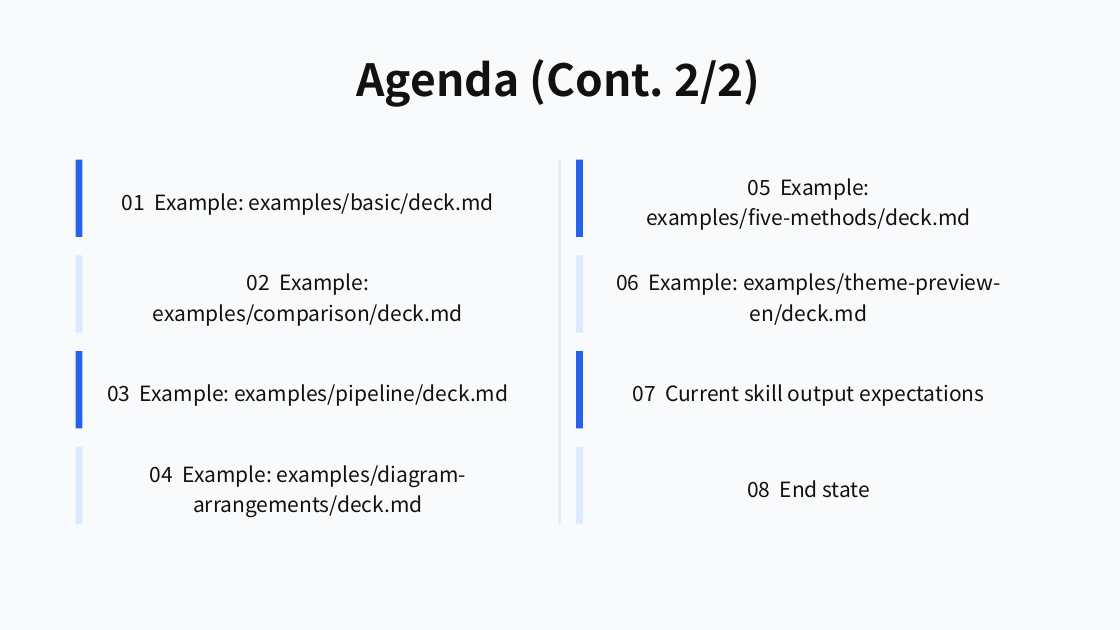
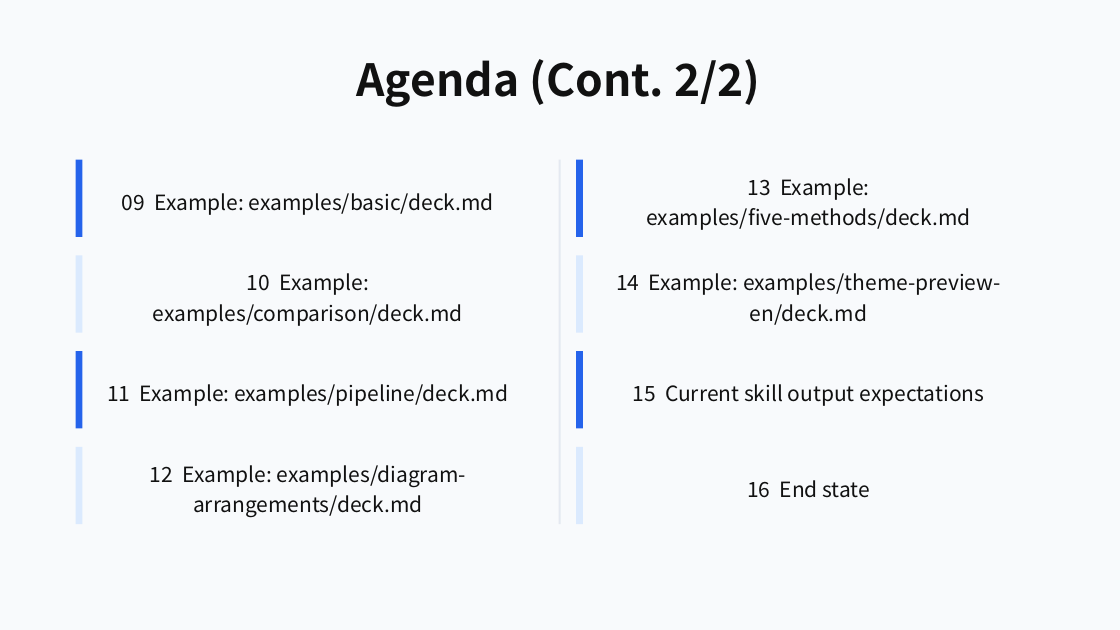
Before and after one commit to ch040602/mdpr-skill, a slide deck: slide 3 of artifacts/mdpr-vs-skill/mdpr-baseline-result.pptx. Drawn at 1120x630 pixels with LibreOffice and Linux fonts; fonts in the diff are those of the drawing. Boxes give left, top, right and bottom in pixels: in the first picture for what was removed or moved away, otherwise in the second. Text is boxed around its words. In the diff, an @@ line names an element or a change of style, - is before the commit and + after.

```diff
--- a/artifacts/mdpr-vs-skill/mdpr-baseline-result.pptx
+++ b/artifacts/mdpr-vs-skill/mdpr-baseline-result.pptx
@@ text at bbox=[646, 178, 970, 230]: text changed @@
-05 Example: examples/five-methods/deck.md
+13 Example: examples/five-methods/deck.md
@@ text at bbox=[122, 193, 494, 215]: text changed @@
-01 Example: examples/basic/deck.md
+09 Example: examples/basic/deck.md
@@ text at bbox=[153, 273, 463, 326]: text changed @@
-02 Example: examples/comparison/deck.md
+10 Example: examples/comparison/deck.md
@@ text at bbox=[616, 273, 1001, 325]: text changed @@
-06 Example: examples/theme-preview-en/deck.md
+14 Example: examples/theme-preview-en/deck.md
@@ text at bbox=[107, 384, 508, 406]: text changed @@
-03 Example: examples/pipeline/deck.md
+11 Example: examples/pipeline/deck.md
@@ text at bbox=[632, 384, 985, 406]: text changed @@
-07 Current skill output expectations
+15 Current skill output expectations
@@ text at bbox=[150, 465, 466, 517]: text changed @@
-04 Example: examples/diagram-arrangements/deck.md
+12 Example: examples/diagram-arrangements/deck.md
@@ text at bbox=[747, 480, 871, 498]: text changed @@
-08 End state
+16 End state
```
Also in this commit, not shown: 7 other files.
